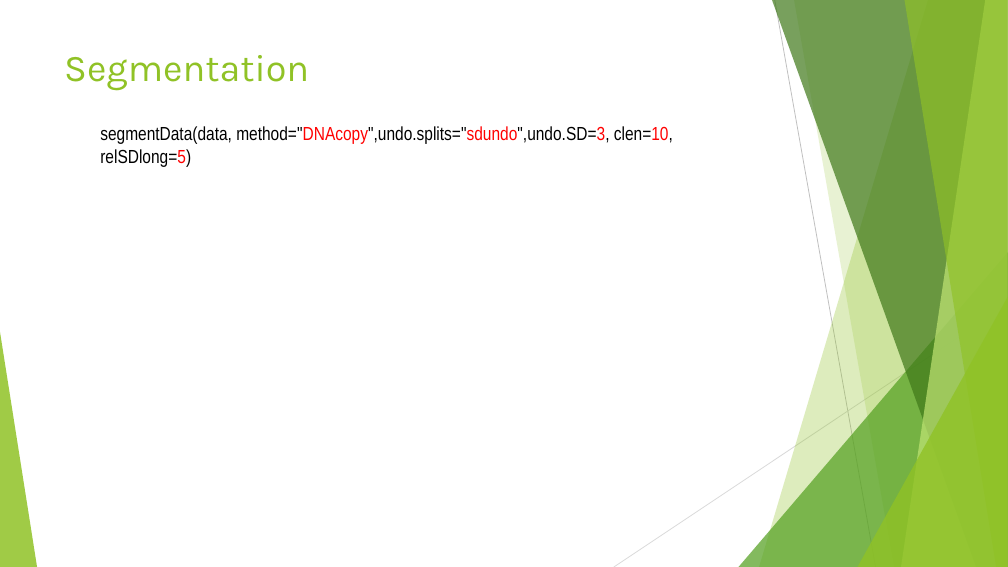
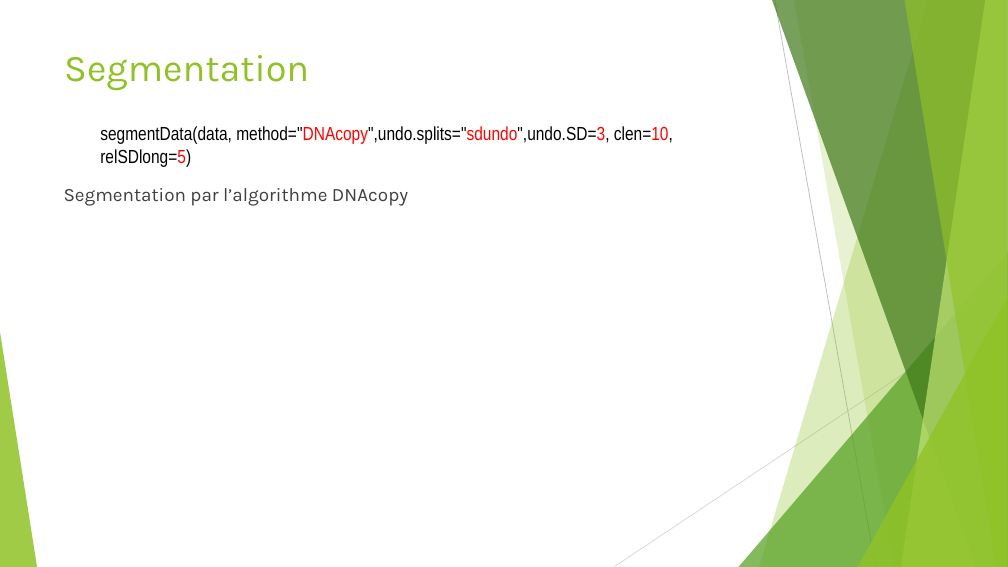
Before and after one commit to Elie-Bordron/DEA-dataviz, a slide deck: slide 6 of docs/docs_I_made/slides/CGHcall.pptx. Drawn at 1008x567 pixels with LibreOffice and Linux fonts; fonts in the diff are those of the drawing. Boxes give left, top, right and bottom in pixels: in the first picture for what was removed or moved away, otherwise in the second. Text is boxed around its words. In the diff, an @@ line names an element or a change of style, - is before the commit and + after.

```diff
--- a/docs/docs_I_made/slides/CGHcall.pptx
+++ b/docs/docs_I_made/slides/CGHcall.pptx
@@ text added at <box>64,188,408,206</box>, 18 pt, text #404040 @@
+Segmentation par l’algorithme DNAcopy
```
Also in this commit, not shown: 1 other slide changed, 1 slide added, 4 other files.
